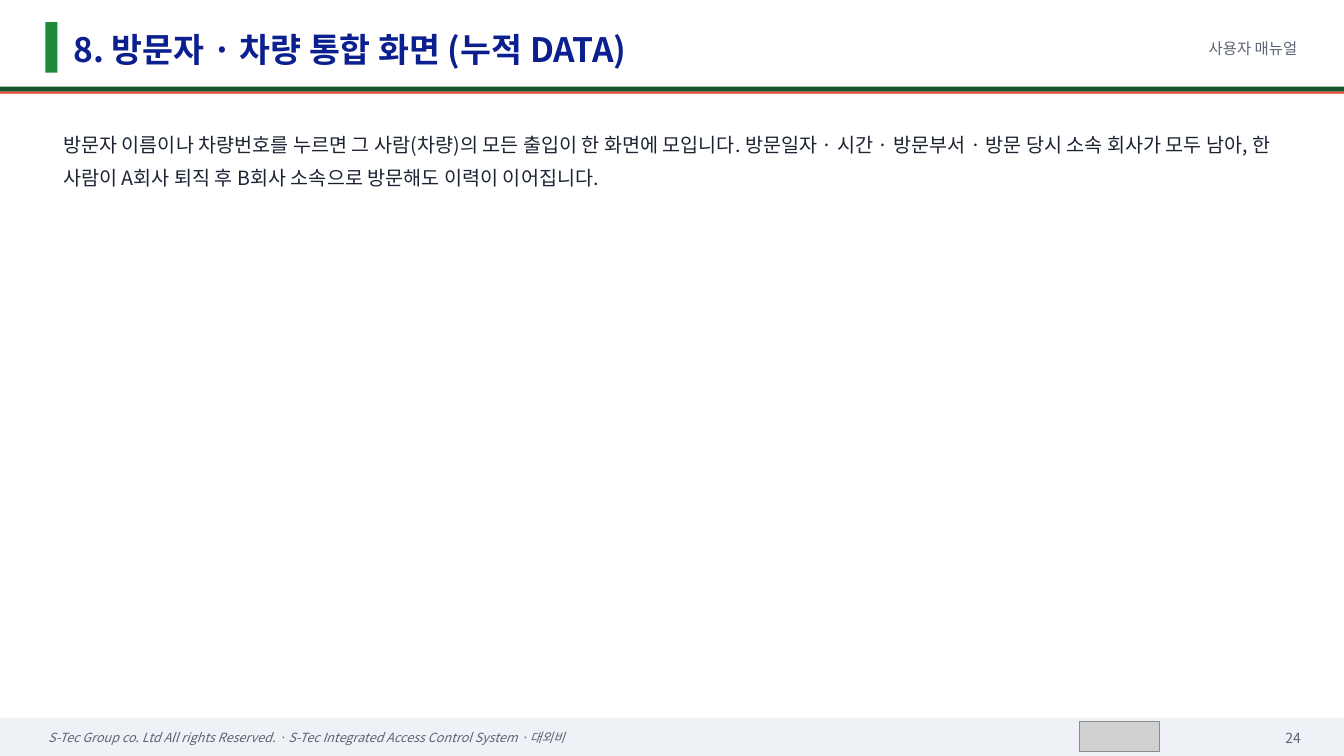
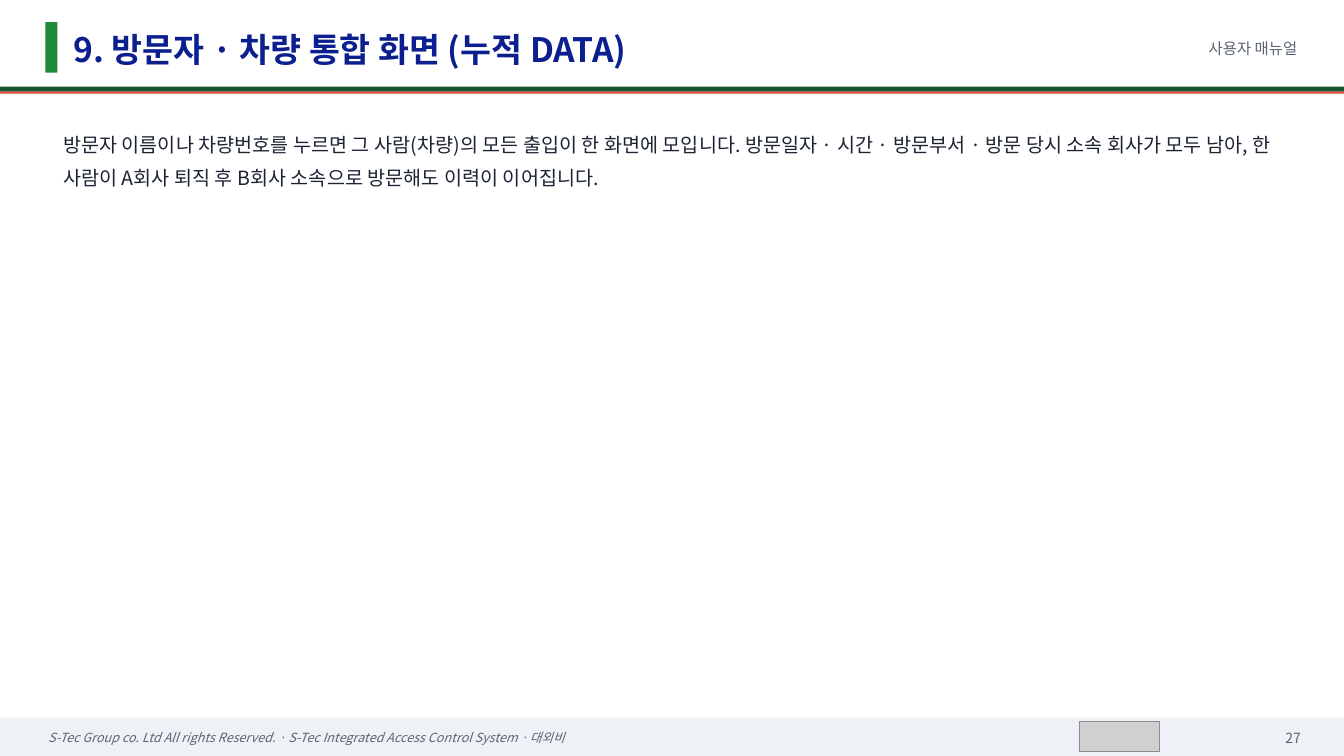
Before and after one commit to sadness500-boop/S-Tec-Integrated-Access-Control-System, a slide deck: slide 27 of docs/매뉴얼/에스텍_통합출입관리시스템_사용자매뉴얼.pptx (slide 24 before the commit). Drawn at 1344x756 pixels with LibreOffice and Linux fonts; fonts in the diff are those of the drawing; grey boxes stand for pictures. Boxes give left, top, right and bottom in pixels: in the first picture for what was removed or moved away, otherwise in the second. Text is boxed around its words. In the diff, an @@ line names an element or a change of style, - is before the commit and + after.

```diff
--- a/docs/매뉴얼/에스텍_통합출입관리시스템_사용자매뉴얼.pptx
+++ b/docs/매뉴얼/에스텍_통합출입관리시스템_사용자매뉴얼.pptx
@@ text at [73,33,626,69]: text changed @@
-8. 방문자 · 차량 통합 화면 (누적 DATA)
+9. 방문자 · 차량 통합 화면 (누적 DATA)
@@ text at [1285,732,1301,743]: text changed @@
-24
+27
```
Also in this commit, not shown: 36 other slides changed, 7 slides added, 28 other files.
